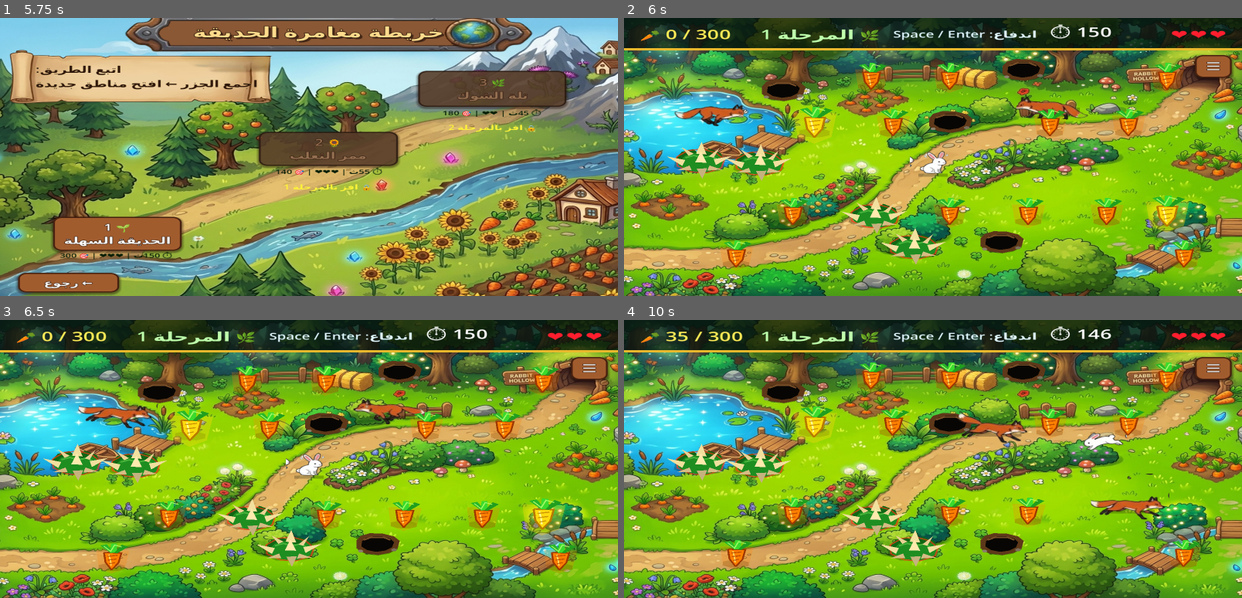
Above: before the commit, frames 1-4 (two rows, left to right).
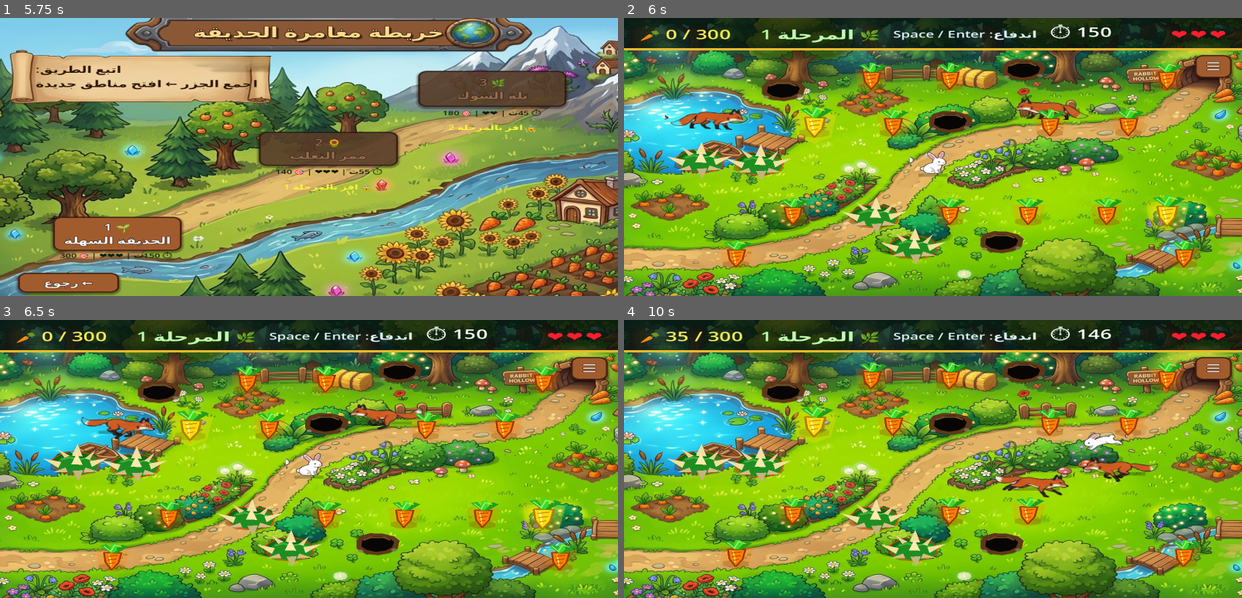
Above: after the commit, the same moments.

Repository: hamzabasem900-source/RUBBY
Game: Godot game, scene res://scenes/MainMenu.tscn
The game is run twice, just before and just after one commit, with the same random seed, the same clock (stepped at 60 frames per second) and the same inputs.
Inputs (mouse positions are in pixels of both pictures, inside the frame that each line leads up to):
- Up to frame 1 (5.75 s): click "⚙" at 0.5 s; click "العربية" at 1.25 s; click "1280 x 720" at 2 s; click "عادي" at 2.75 s; click "استعادة الافتراضي" at 3.5 s; click "رجوع" at 4.25 s; click "▶ ابدأ اللعب" at 5 s
- Up to frame 2 (6 s): click "🌱 1 الحديقة السهلة" at 5.75 s
- Up to frame 3 (6.5 s): no input
- Up to frame 4 (10 s): tap Enter (ui_accept) at 6.5, 6.77, 7.52, 9.02, 9.77 s; move the mouse to (1068, 445) at 6.52 s; hold D (move_right) 6.53-7.28 s; click (1068, 445) at 6.67 s; move the mouse to (809, 472) at 7.27 s; hold S (move_down) 7.28-8.03 s; move the mouse to (994, 397) at 8.02 s; hold D (move_right) 8.03-8.78 s; move the mouse to (902, 514) at 8.77 s; hold W (move_up) 8.78-9.53 s; click (902, 514) at 8.92 s; move the mouse to (1118, 500) at 9.52 s; hold A (move_left) from 9.53 s (still down)

Frame 1 is identical in both runs. In frame 2, 0.9% of the frame differs, in the area x 6-77%, y 21-41%; in frame 3, 1.6%; in frame 4, 2.2%, in the area x 54-89%, y 26-72%.

Commit message:
Separate fox search lanes

Diff:
--- a/scripts/enemy_fox.gd
+++ b/scripts/enemy_fox.gd
@@ -11,8 +11,8 @@
 const FOX_SHEET_ROWS: int = 4
 
 @export var patrol_distance: float = 100.0
-@export var patrol_speed: float = 62.0
-@export var chase_speed: float = 132.0
+@export var patrol_speed: float = 72.0
+@export var chase_speed: float = 154.0
 @export var chase_range: float = 9999.0
 @export var acceleration: float = 520.0
 @export var arrival_distance: float = 52.0
@@ -23,6 +23,7 @@
 @export var damage_cooldown: float = 0.9
 @export var chase_flank_angle: float = 0.0
 @export var chase_flank_distance: float = 0.0
+@export var chase_entry_distance: float = 0.0
 @export var chase_flank_side: float = 0.0
 @export var chase_lead_distance: float = 0.0
 @export var chase_weave_strength: float = 0.0
@@ -119,15 +120,21 @@
 		return away_from_player * separation_strength * push_ratio
 
 	var chase_dir_to_player: Vector2 = to_player / player_dist
-	var side_sign: float = chase_flank_side
-	if abs(side_sign) <= 0.01:
-		side_sign = 1.0 if cos(chase_flank_angle) >= 0.0 else -1.0
-	var tangent := Vector2(-chase_dir_to_player.y, chase_dir_to_player.x) * side_sign
 	var offset_scale: float = clamp((player_dist - arrival_distance) / 180.0, 0.0, 1.0)
 	var weave: float = sin(Time.get_ticks_msec() * 0.0035 + chase_weave_phase) * chase_weave_strength
-	var flank_offset: Vector2 = tangent * (chase_flank_distance + weave) * offset_scale
+	var flank_direction: Vector2 = Vector2.RIGHT.rotated(chase_flank_angle)
+	if chase_flank_distance <= 0.01:
+		var side_sign: float = chase_flank_side
+		if abs(side_sign) <= 0.01:
+			side_sign = 1.0
+		flank_direction = Vector2(-chase_dir_to_player.y, chase_dir_to_player.x) * side_sign
+	flank_direction = flank_direction.normalized()
+	var flank_offset: Vector2 = flank_direction * (chase_flank_distance + weave) * offset_scale
+	var entry_scale: float = clamp((player_dist - chase_flank_distance) / 220.0, 0.0, 1.0)
+	var entry_direction: Vector2 = flank_direction.rotated(PI * 0.5)
+	var entry_offset: Vector2 = entry_direction * chase_entry_distance * entry_scale
 	var lead_offset: Vector2 = chase_dir_to_player * chase_lead_distance * offset_scale
-	var target_position := _player.global_position + flank_offset + lead_offset
+	var target_position: Vector2 = _player.global_position + flank_offset + entry_offset + lead_offset
 	var to_target: Vector2 = target_position - global_position
 	var target_dist: float = to_target.length()
 	if target_dist <= 0.001:
--- a/scripts/game_level.gd
+++ b/scripts/game_level.gd
@@ -387,28 +387,30 @@
 		fox.patrol_distance = randf_range(100.0, 190.0)
 	if "move_right_first" in fox:
 		fox.move_right_first = fox_index % 2 == 0
-	var fox_count := max(int(config.get("fox_count", 1)), 1)
-	var side := -1.0 if fox_index % 2 == 0 else 1.0
+	var fox_count: int = int(config.get("fox_count", 1))
+	if fox_count < 1:
+		fox_count = 1
+	var side: float = -1.0 if fox_index % 2 == 0 else 1.0
 	if "chase_flank_angle" in fox:
 		fox.chase_flank_angle = (TAU / fox_count) * fox_index
 	if "chase_flank_side" in fox:
 		fox.chase_flank_side = side
 	if "chase_flank_distance" in fox:
-		fox.chase_flank_distance = 150.0 if GameManager.current_level == 1 else 85.0
+		fox.chase_flank_distance = 135.0 if GameManager.current_level == 1 else 100.0
+	if "chase_entry_distance" in fox:
+		fox.chase_entry_distance = 95.0 if GameManager.current_level == 1 else 70.0
 	if "chase_lead_distance" in fox:
 		fox.chase_lead_distance = 0.0
-		if GameManager.current_level == 1:
-			fox.chase_lead_distance = 35.0 if fox_index % 2 == 0 else -25.0
 	if "chase_weave_strength" in fox:
-		fox.chase_weave_strength = 32.0 if GameManager.current_level == 1 else 18.0
+		fox.chase_weave_strength = 10.0 if GameManager.current_level == 1 else 7.0
 	if "chase_weave_phase" in fox:
 		fox.chase_weave_phase = float(fox_index) * PI
 	if "separation_distance" in fox:
-		fox.separation_distance = 150.0 if GameManager.current_level == 1 else 90.0
+		fox.separation_distance = 110.0 if GameManager.current_level == 1 else 85.0
 	if "separation_strength" in fox:
-		fox.separation_strength = 260.0 if GameManager.current_level == 1 else 170.0
+		fox.separation_strength = 150.0 if GameManager.current_level == 1 else 130.0
 	if "chase_speed" in fox and GameManager.current_level == 1:
-		fox.chase_speed = 124.0 + float(fox_index % 2) * 24.0
+		fox.chase_speed = 148.0 + float(fox_index % 2) * 24.0
 
 # ── Transitions ───────────────────────────────────────────────────────────────
 
